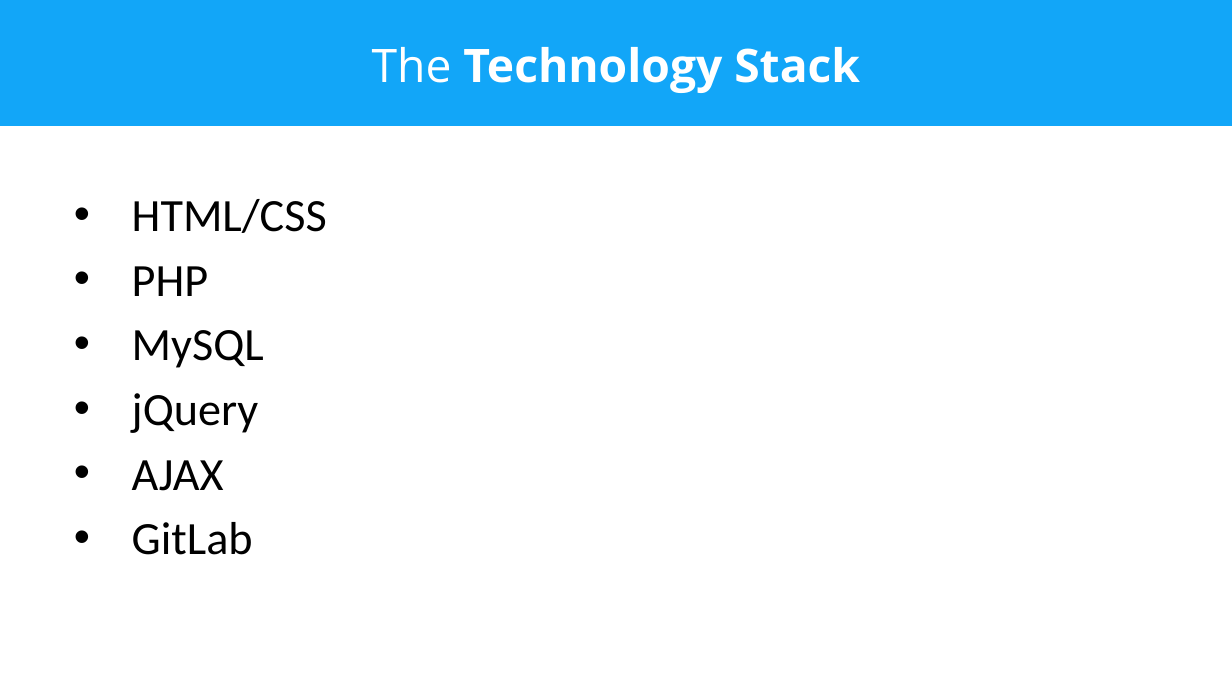
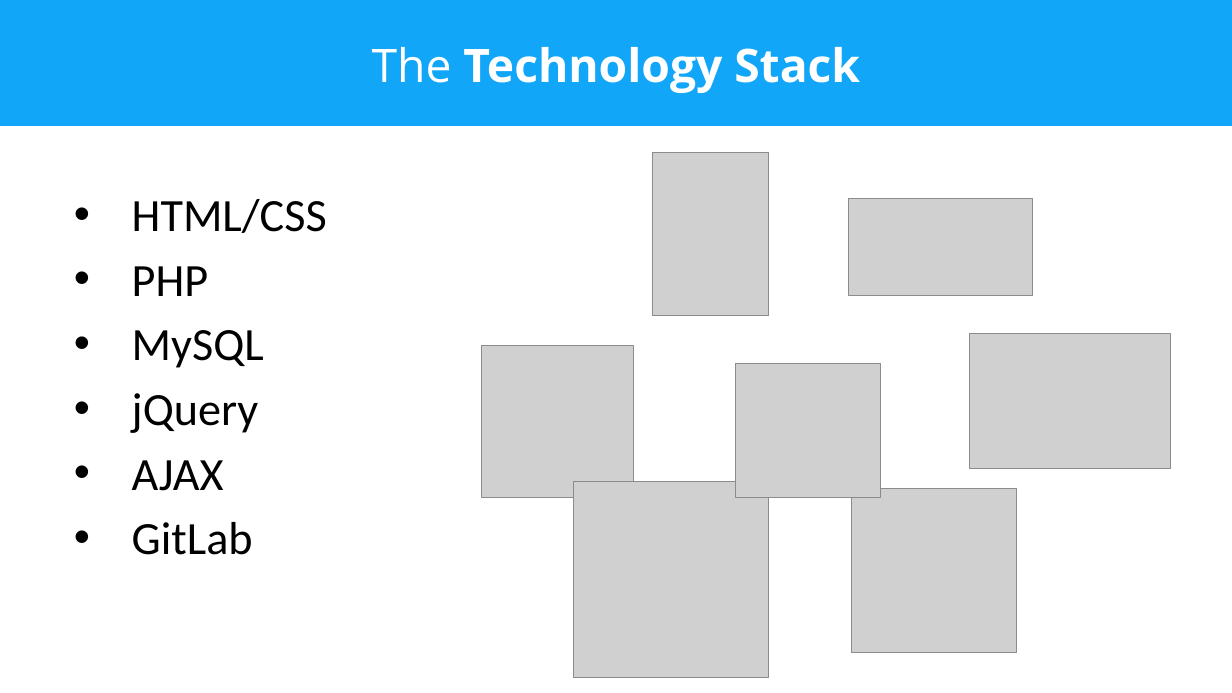
Before and after one commit to frostyseb/ITDP, a slide deck: slide 5 of Documentation/PresentationDeck-NewBlood.pptx. Drawn at 1232x693 pixels with LibreOffice and Linux fonts; fonts in the diff are those of the drawing; grey boxes stand for pictures. Boxes give left, top, right and bottom in pixels: in the first picture for what was removed or moved away, otherwise in the second. Text is boxed around its words. In the diff, an @@ line names an element or a change of style, - is before the commit and + after.

Commit message:
Update Presentation Deck

```diff
--- a/Documentation/PresentationDeck-NewBlood.pptx
+++ b/Documentation/PresentationDeck-NewBlood.pptx
@@ picture added at (653,152,769,315) @@
@@ picture added at (848,199,1031,296) @@
@@ picture added at (482,346,633,497) @@
@@ picture added at (970,334,1171,468) @@
@@ picture added at (736,364,881,498) @@
@@ picture added at (573,482,769,678) @@
@@ picture added at (851,489,1016,653) @@
```
Also in this commit, not shown: 1 other slide changed.
